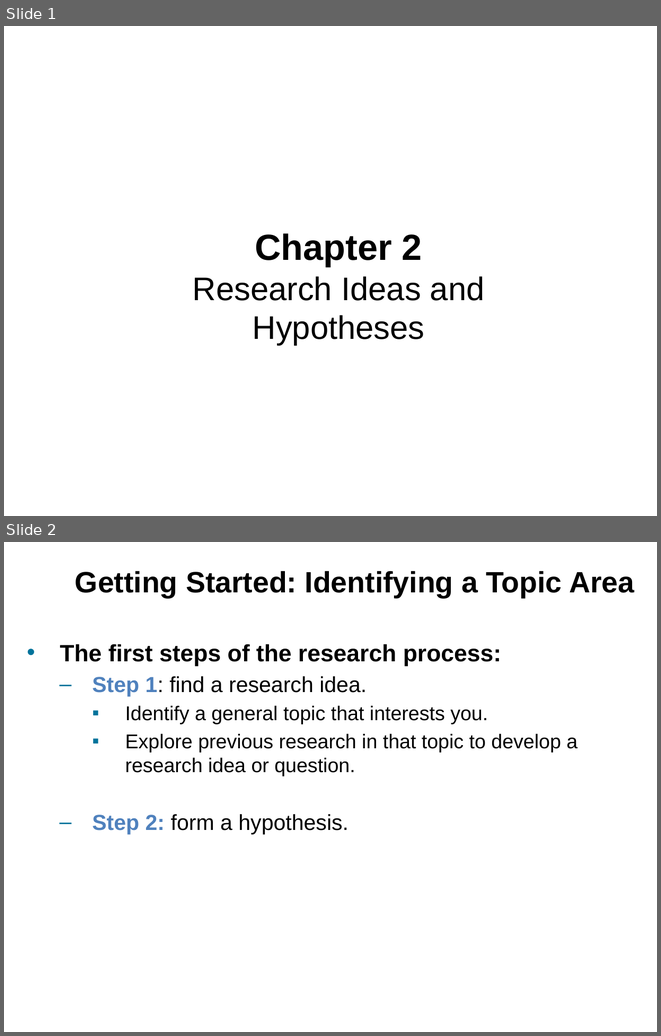
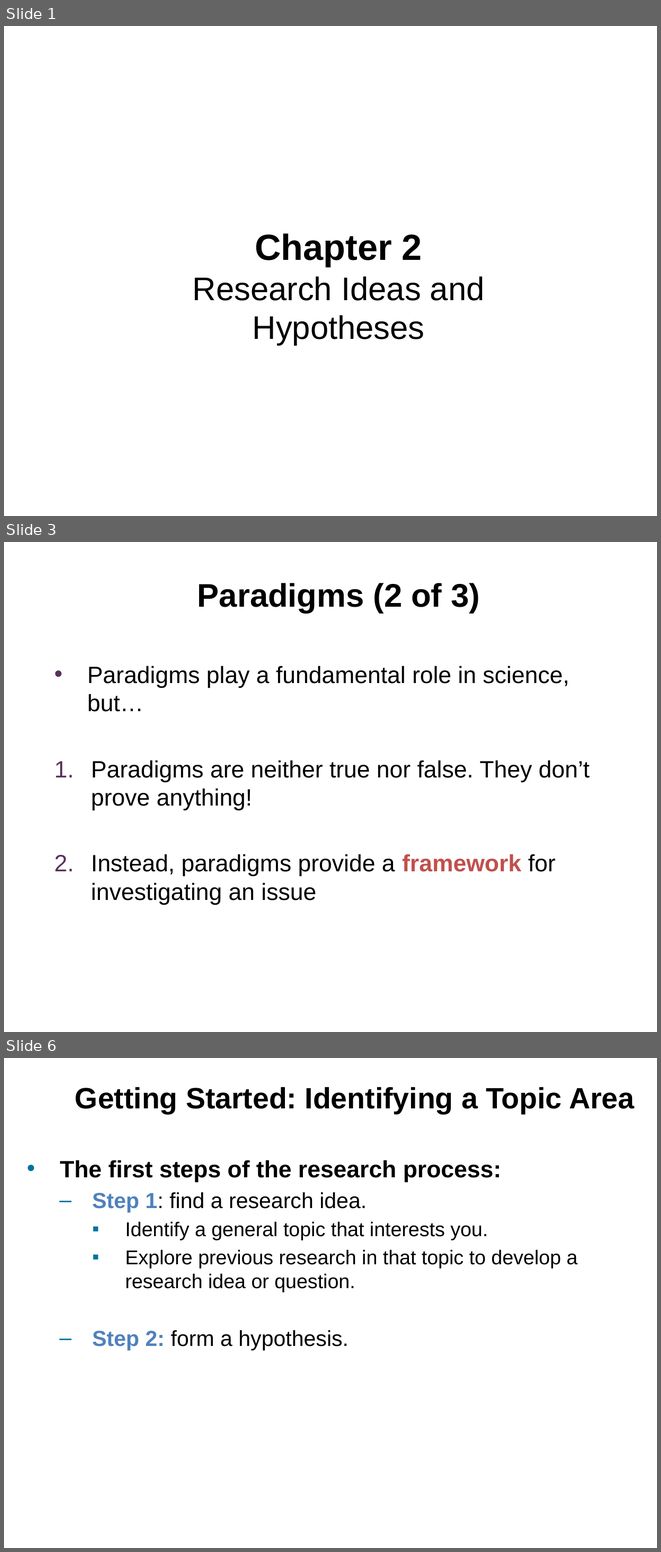
Before and after one commit to npm27/Teaching-Materials, a slide deck: Research Methods/Slides/Chapter 2.pptx. Shown one above the other, each under a label of ours: slides 1 and 2 before the commit, slides 1, 3 and 6 after it; the slides between them are not shown. The pictures are 661x1036 and 661x1552 pixels, drawn with LibreOffice and Linux fonts; fonts in the diff are those of the drawing. Boxes give left, top, right and bottom in pixels: in the first picture for what was removed or moved away, otherwise in the second. Text is boxed around its words. In the diff, an @@ line names an element or a change of style, - is before the commit and + after.

```diff
--- a/Research Methods/Slides/Chapter 2.pptx
+++ b/Research Methods/Slides/Chapter 2.pptx
@@ slide 3 added at [4,542,657,1032], background #FFFFFF @@
@@ title added at [197,583,480,612], 36 pt, text #000000, bold @@
+Paradigms (2 of 3)
@@ text added at [87,665,590,905], 26 pt, text #000000 @@
+• Paradigms play a fundamental role in science, but…
+1. Paradigms are neither true nor false. They don’t prove anything!
+2. Instead, paradigms provide a framework for investigating an issue
@@ what was slide 2 is now slide 6 @@
```
Also in this commit, not shown: 1 slide changed, 3 other slides added, 5 other files.
